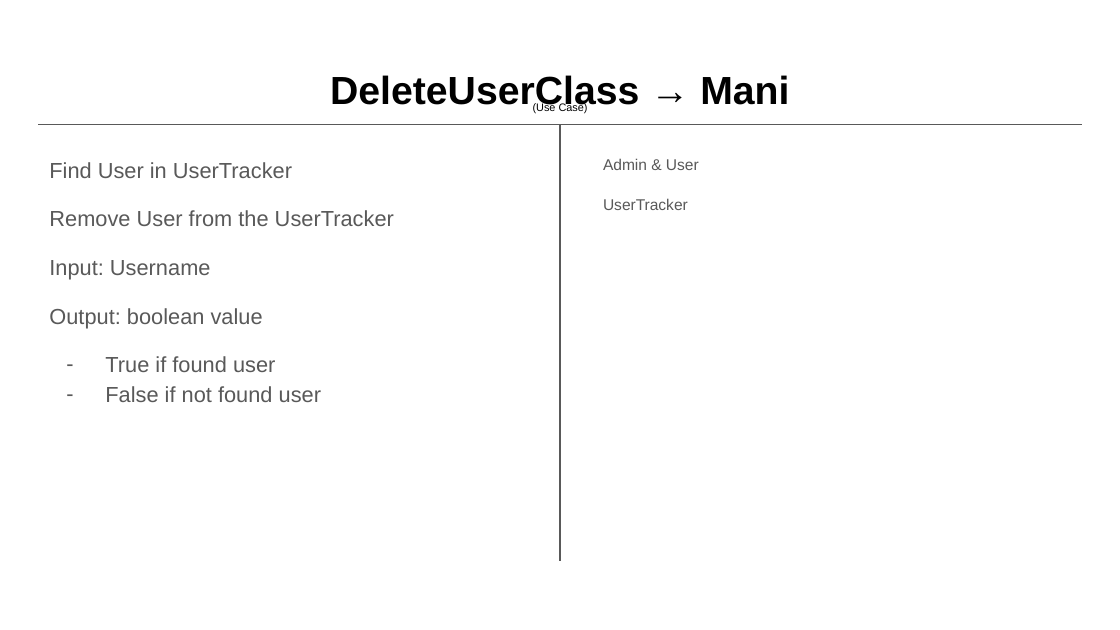
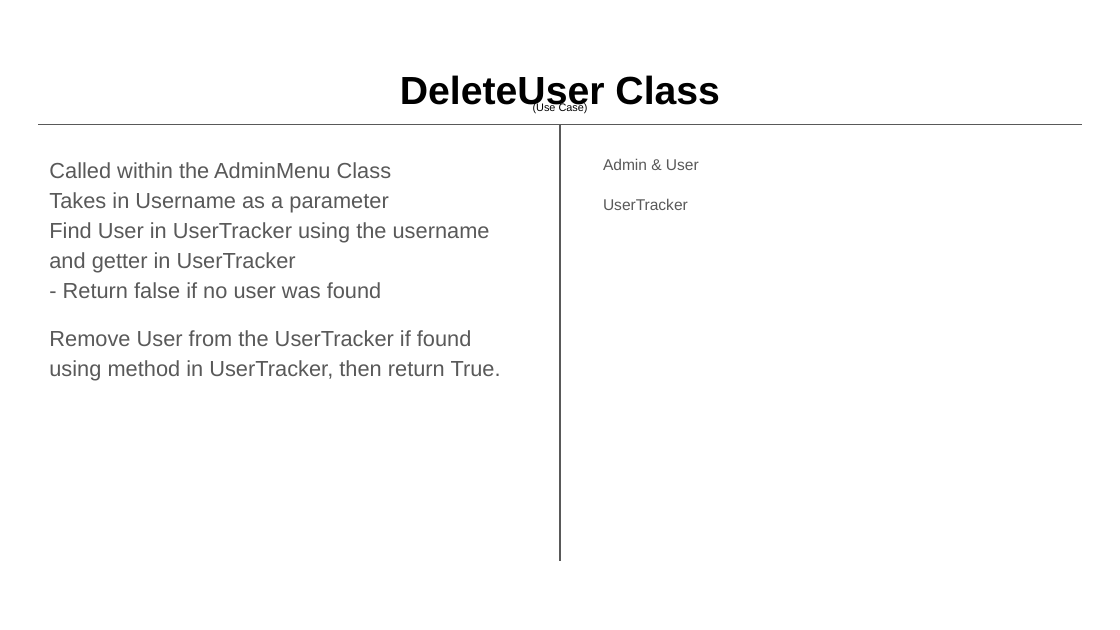
Before and after one commit to hud9925/FlightManager, a slide deck: slide 10 of phase0/CRC Model.pptx (slide 9 before the commit). Drawn at 1120x630 pixels with LibreOffice and Linux fonts; fonts in the diff are those of the drawing. Boxes give left, top, right and bottom in pixels: in the first picture for what was removed or moved away, otherwise in the second. Text is boxed around its words. In the diff, an @@ line names an element or a change of style, - is before the commit and + after.

```diff
--- a/phase0/CRC Model.pptx
+++ b/phase0/CRC Model.pptx
@@ title at box(400, 75, 720, 112): text changed @@
-DeleteUserClass → Mani
+DeleteUser Class
@@ text at box(49, 162, 501, 381): text changed @@
-Find User in UserTracker
-Remove User from the UserTracker
-Input: Username
-Output: boolean value
-– True if found user
-– False if not found user
+Called within the AdminMenu Class
+Takes in Username as a parameter
+Find User in UserTracker using the username and getter in UserTracker
+- Return false if no user was found
+Remove User from the UserTracker if found using method in UserTracker, then return True.
```
Also in this commit, not shown: 13 other slides changed, 1 slide added.
